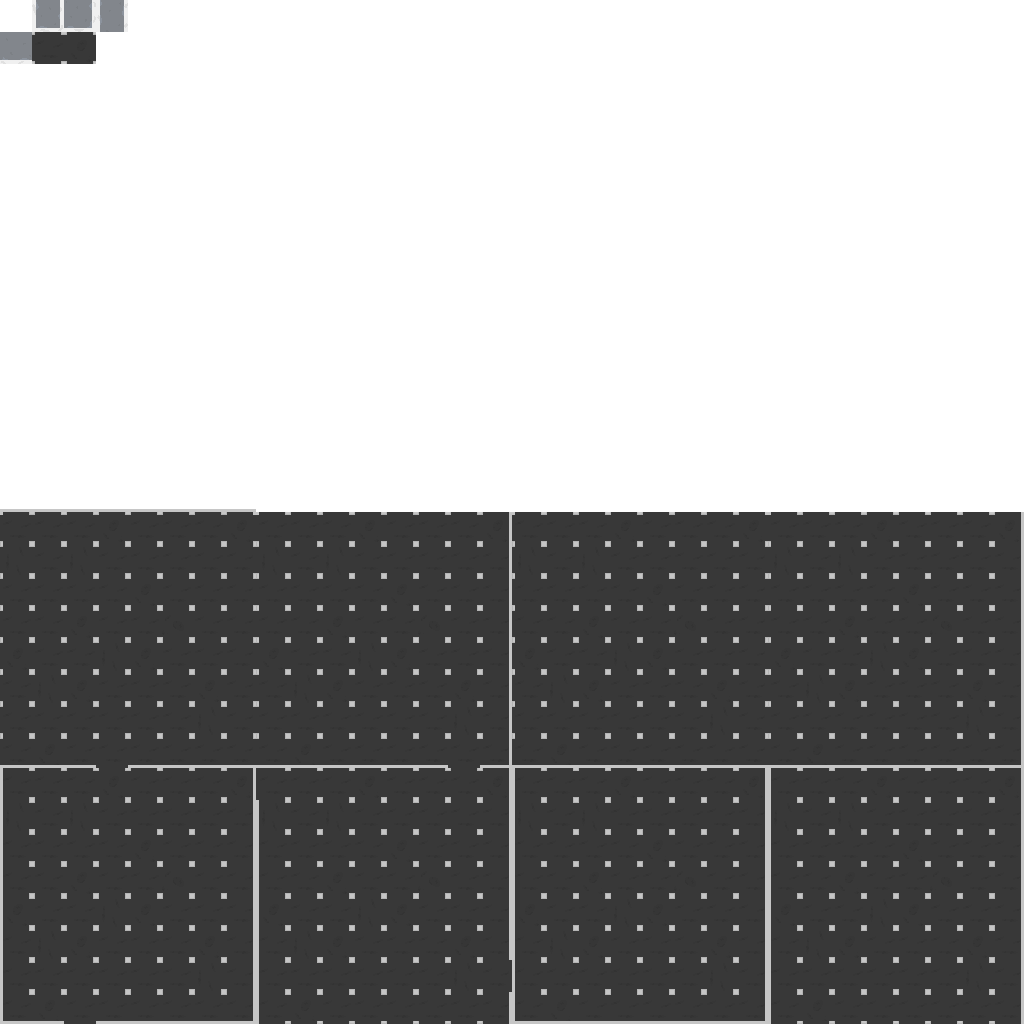
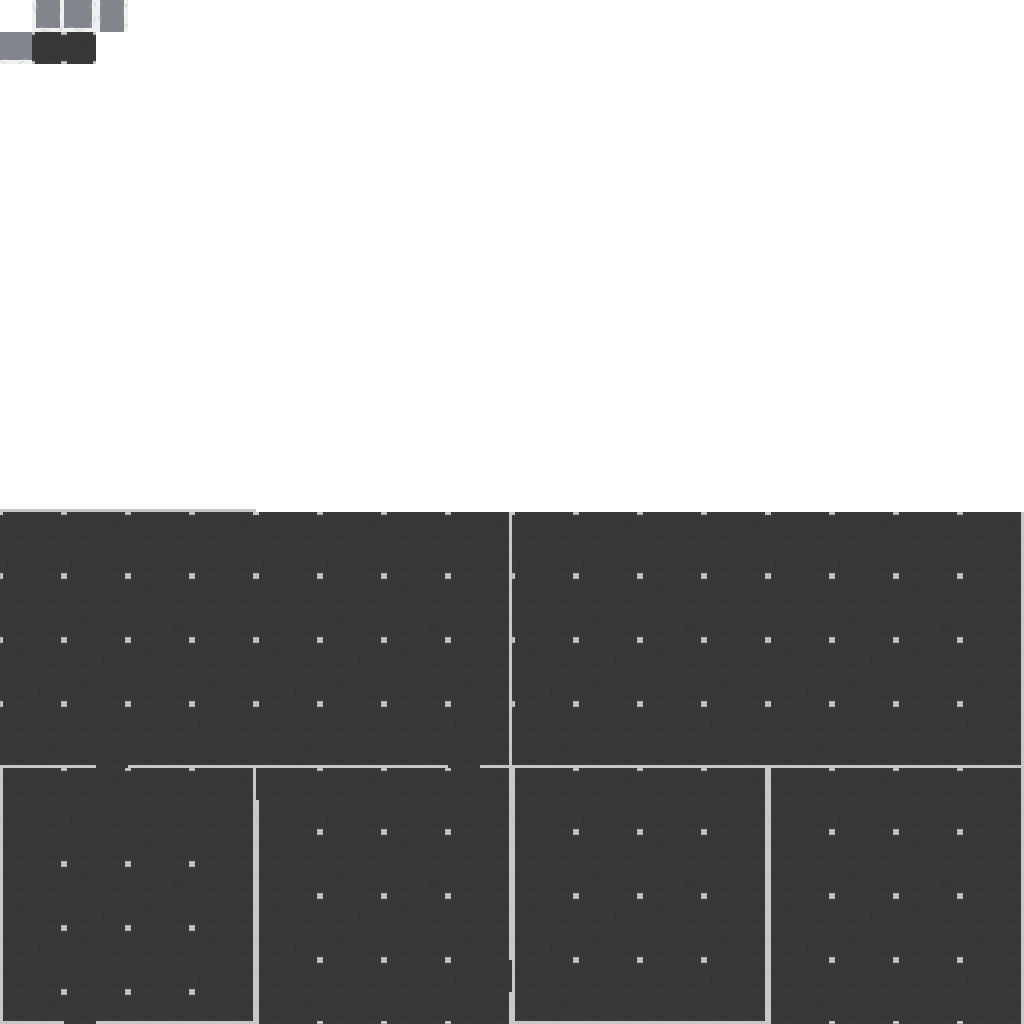
Comparing the layer stacks of the two 1024×1024 images. Changes:
painted on "lvl_habitablezone_tile_split_big_cracked" over left=0, top=512, right=256, bottom=739
added layer "lvl_habitablezone_tile_corner_big_cracked" above "lvl_habitablezone_tile_hall_big_cracked" over left=256, top=512, right=483, bottom=739
added layer "lvl_habitablezone_tile_hall_big_cracked" above "lvl_habitablezone_tile_end_big_cracked" over left=285, top=768, right=483, bottom=1024
added layer "lvl_habitablezone_tile_split_big" above "lvl_habitablezone_tile_corner_big" over left=512, top=512, right=768, bottom=739
added layer "lvl_habitablezone_tile_corner_big" above "lvl_habitablezone_tile_hall_big" over left=768, top=512, right=995, bottom=739
added layer "lvl_habitablezone_tile_hall_big" above "lvl_habitablezone_tile_end_big" over left=797, top=768, right=995, bottom=1024
added group "BACKUP" with 8 layers above "lvl_habitablezone_tile_open_small_2" over left=0, top=512, right=995, bottom=1024
renamed "lvl_habitablezone_tile_corner_big_cracked" to "BACKUP lvl_habitablezone_tile_corner_big_cracked", hid it, moved it into group "BACKUP" over left=256, top=512, right=483, bottom=739
renamed "lvl_habitablezone_tile_hall_big_cracked" to "BACKUP lvl_habitablezone_tile_hall_big_cracked", hid it, moved it into group "BACKUP" over left=285, top=768, right=483, bottom=1024
renamed "lvl_habitablezone_tile_split_big" to "BACKUP lvl_habitablezone_tile_split_big", hid it, moved it into group "BACKUP" over left=512, top=512, right=768, bottom=739
renamed "lvl_habitablezone_tile_corner_big" to "BACKUP lvl_habitablezone_tile_corner_big", hid it, moved it into group "BACKUP" over left=768, top=512, right=995, bottom=739
renamed "lvl_habitablezone_tile_hall_big" to "BACKUP lvl_habitablezone_tile_hall_big", hid it, moved it into group "BACKUP" over left=797, top=768, right=995, bottom=1024
…and 4 more changes (2 added, 2 renamed, 2 stack, 2 visibility)
